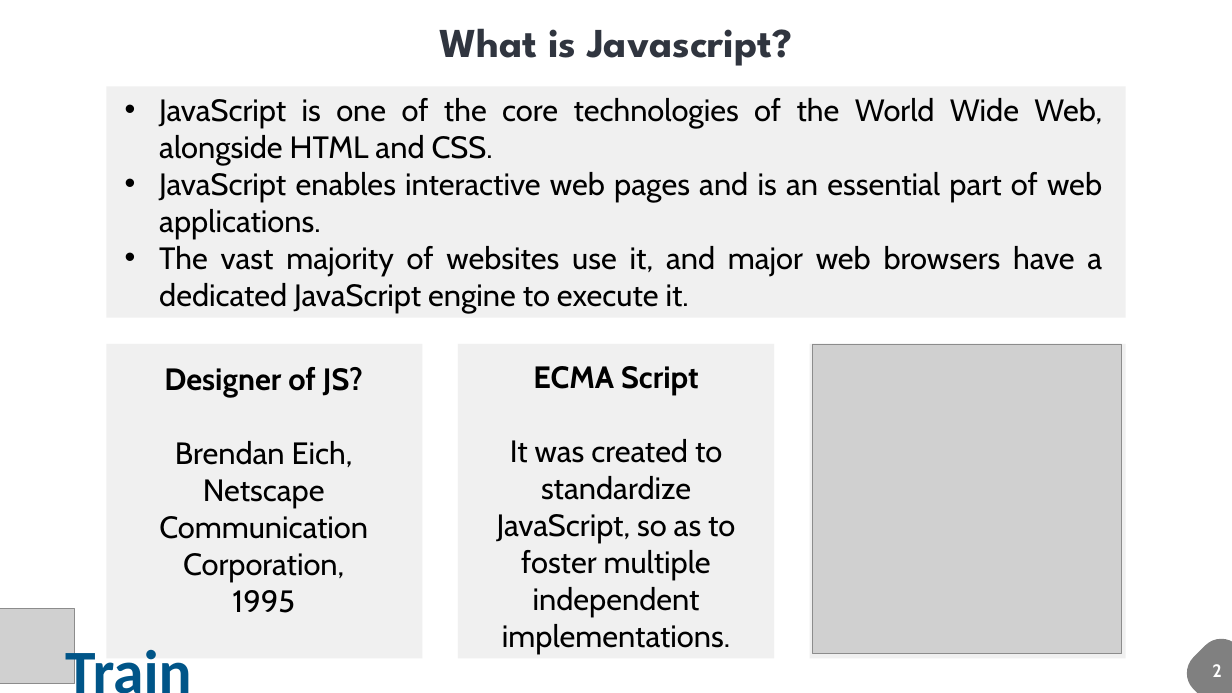
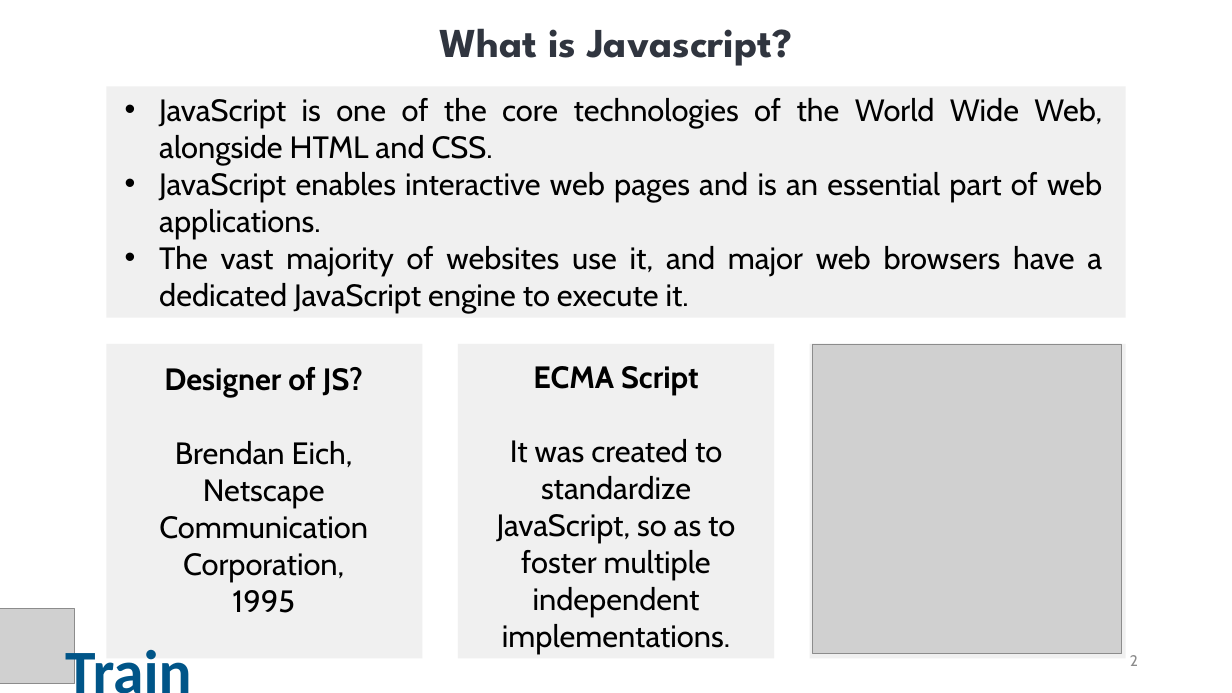
Before and after one commit to sesh86/HTML_CSS, a slide deck: slide 2 of iTrain - JS.pptx. Drawn at 1232x693 pixels with LibreOffice and Linux fonts; fonts in the diff are those of the drawing; grey boxes stand for pictures. Boxes give left, top, right and bottom in pixels: in the first picture for what was removed or moved away, otherwise in the second. Text is boxed around its words. In the diff, an @@ line names an element or a change of style, - is before the commit and + after.

```diff
--- a/iTrain - JS.pptx
+++ b/iTrain - JS.pptx
@@ page number moved from (x1=1212, y1=664, x2=1222, y2=677) to (x1=1130, y1=655, x2=1138, y2=666) @@
@@ page number at (x1=1130, y1=655, x2=1138, y2=666): size 14 to 12 pt, text colour #FFFFFF to #8C8C8C, bold off; alignment left to right; vertical alignment top to middle @@
@@ freeform shape removed at (x1=1178, y1=630, x2=1232, y2=693) @@
```
Also in this commit, not shown: 14 other slides changed, 12 slides added.
